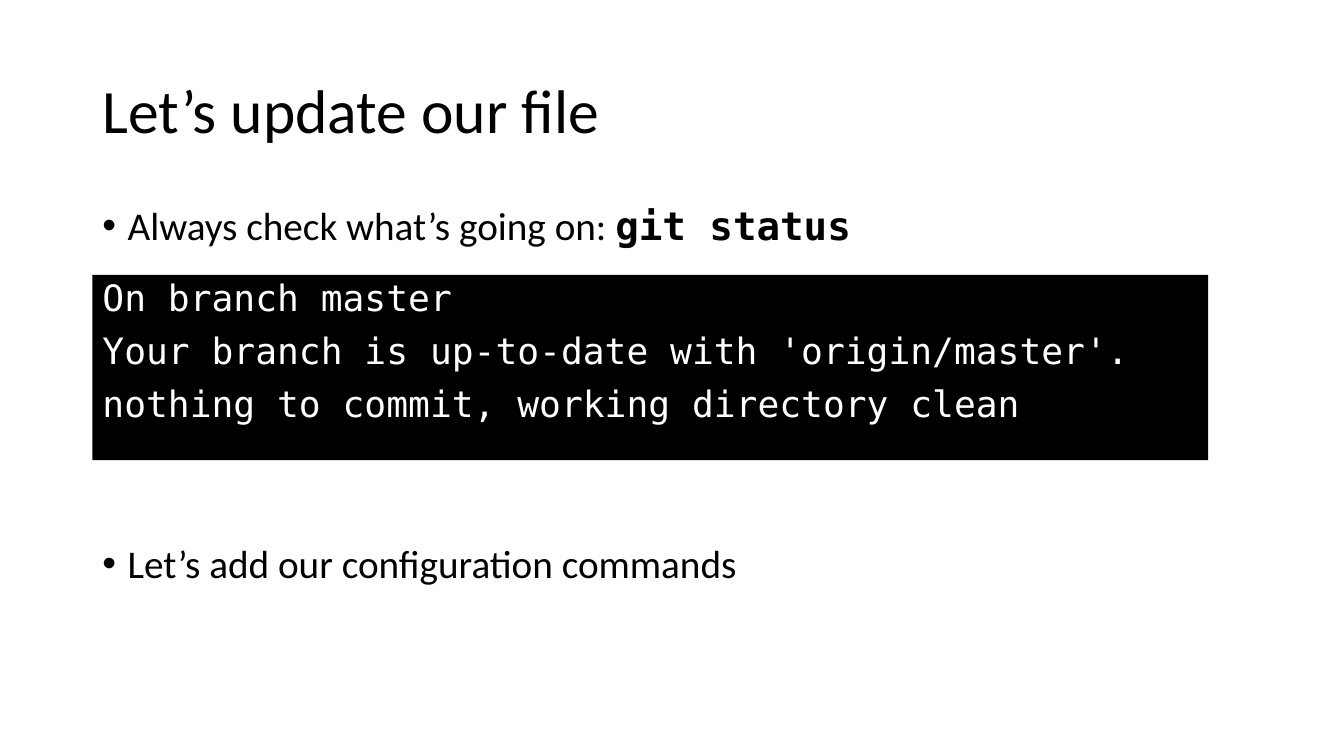
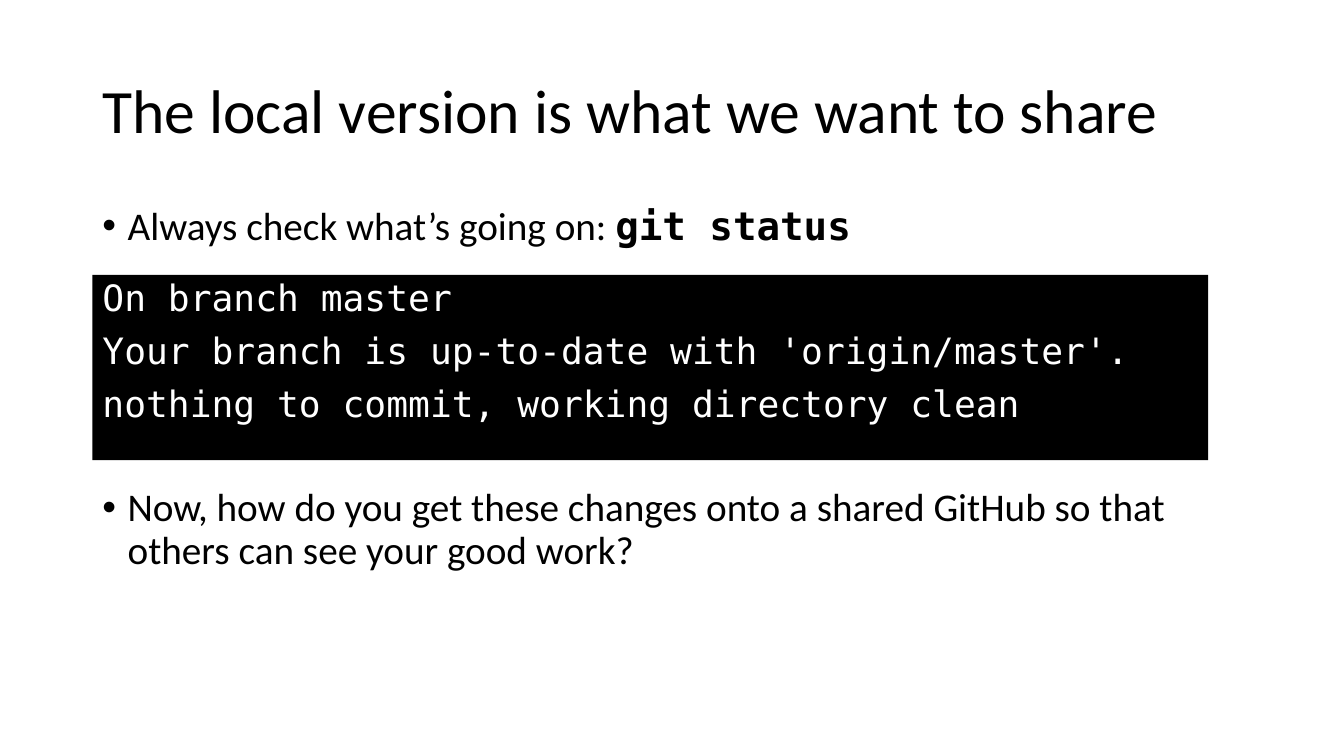
Before and after one commit to jojokarlin/Git_DRI_Jan_2017, a slide deck: slide 25 of GitPres.pptx (slide 19 before the commit). Drawn at 1344x756 pixels with LibreOffice and Linux fonts; fonts in the diff are those of the drawing. Boxes give left, top, right and bottom in pixels: in the first picture for what was removed or moved away, otherwise in the second. Text is boxed around its words. In the diff, an @@ line names an element or a change of style, - is before the commit and + after.

```diff
--- a/GitPres.pptx
+++ b/GitPres.pptx
@@ title at (x1=102, y1=90, x2=1157, y2=134): text changed @@
-Let’s update our file
+The local version is what we want to share
@@ text at (x1=128, y1=493, x2=1164, y2=571): text changed @@
-• Let’s add our configuration commands
+• Now, how do you get these changes onto a shared GitHub so that others can see your good work?
```
Also in this commit, not shown: 8 other slides changed, 3 slides added.
